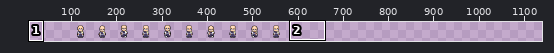
Edited in one commit: sprite sheet (Sprites/PlayerBaseFemale.png). The picture above shows the old version from afar; the outline marks the close-up.
Close-up. Earlier state:
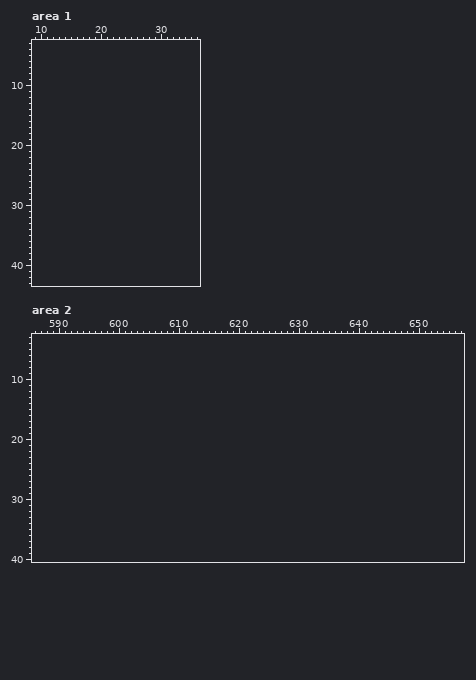
The file is 480x48 pixels. Shown: area 1: x 9..36, y 3..43; area 2: x 586..657, y 3..40. The old version is drawn lined up with the new one, on the new canvas. The wide view leaves out empty margins. The commit also changed other parts of the picture, which this record leaves out.
Palette (. is transparent): 
Pixels before, area 2 (only the part around the change), first column x 587:
 6 .......................................................................
 7 .......................................................................
 8 .......................................................................
 9 .......................................................................
10 .......................................................................
11 .......................................................................
12 .......................................................................
13 .......................................................................
14 .......................................................................
15 .......................................................................
16 .......................................................................
17 .......................................................................
18 .......................................................................
19 .......................................................................
20 .......................................................................
21 .......................................................................
22 .......................................................................
23 .......................................................................
24 .......................................................................
25 .......................................................................
26 .......................................................................
27 .......................................................................
28 .......................................................................
29 .......................................................................
30 .......................................................................
31 .......................................................................
32 .......................................................................
33 .......................................................................
34 .......................................................................
35 .......................................................................
36 .......................................................................
37 .......................................................................
38 .......................................................................
39 .......................................................................
40 .......................................................................
Once edited:
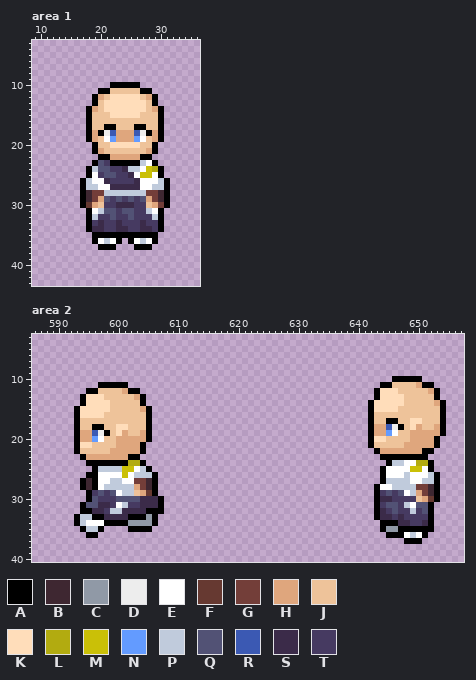
Colours new in this view: A #000000  B #3e2731  C #9099a6  D #ededed  E #ffffff  F #663931  G #733e39  H #dfa67d  J #eec39a  K #ffddba  L #b2ab10  M #cac007  N #639bff  P #c0cbdc  Q #525275  R #3b59b3  S #3b2b49  T #463a61
Diff:
canvas 480x48 -> 1152x48, the old top-left corner now at 96,0
Changed rows in their new state; - is an unchanged pixel.
Area 1:
first column x 17:
10 -----AAAAA-----
11 ---AAJJJJJAA---
12 --AHJKKKKKJHA--
13 --AJKKKKKKKJA--
14 -AHJKKKKKKKJHA-
15 -AJJJKKKKKJJJA-
16 -AJJJJJJJJJJJA-
17 -AJJAAJJJAAJJA-
18 -AHADRHHHRDAHA-
19 -AHJENHHHNEJHA-
20 --AJJKKKKKJJA--
21 --AHJJJJJJJHA--
22 ---AAHHHHHAA---
23 --AQTAAAAAPEA--
24 -APQQTTSPPEMLA-
25 -AETQQTTSEMMEA-
26 APEESTTTTSEEEPA
27 APPEESSSSSEEPPA
28 ABGGPPPPPPPGGBA
29 ABGHQTQTQTQHGBA
30 AFHJTTSSSTTJHGA
31 -AEPQQTQQTTPEA-
32 -APTTQTTQTTTPA-
33 -ATSTTSTTTSTTA-
34 -ASSTTSSTTSSTA-
35 --AAAAAAAAAAA--
36 --AEPEA-AEPEA--
37 ---AAA---AAA---
Area 2:
first column x 593:
10 -----------------------------------------------------AAAAA----
11 ----AAAAA------------------------------------------AAJJJJHAA--
12 --AAJJJJHAA---------------------------------------AKKKJJJJJHA-
13 -AKKKJJJJJHA--------------------------------------AKKKKJJJJJA-
14 -AKKKKJJJJJA-------------------------------------AKKKKKJJJJJHA
15 AKKKKKJJJJJHA------------------------------------AKKKKJJJJJJJA
16 AKKKKJJJJJJJA------------------------------------AJJJJJJJJJJJA
17 AJJJJJJJJJJJA------------------------------------AJJAAJJKKJJJA
18 AJJAAJJKKJJJA------------------------------------AHHRDAJKHJJHA
19 AHHRDAJKHJJHA------------------------------------AHHNEJJHHHHHA
20 AHHNEJJHHHHHA------------------------------------AKKJJJJHHHHA-
21 AKKJJJJHHHHA-------------------------------------AJJJJJHHHHHA-
22 AJJJJJHHHHHA--------------------------------------AHHHHHHHAA--
23 -AHHHHHHHAA----------------------------------------AAAAAAAA---
24 --AAAAAAALLA----------------------------------------APPEELLA--
25 ---APPPPMMEPA--------------------------------------AEEEEMMEA--
26 --AAEEEEMEPPPA-------------------------------------AEEEPEEEPA-
27 -ABAEEPPEEGGBA-------------------------------------APPPPEEPPA-
28 -ABAEPPPPPHGBA------------------------------------AEEPPPPGGBA-
29 --ATQTQEPPJHFA------------------------------------ATQTQEPHGBA-
30 --AQTTTQQQQSSSA-----------------------------------ASSTTTTJHFA-
31 -AQQSSTEPTTSSSA-----------------------------------ATQQTPEQQA--
32 -AASSTPPSSSSAAA-----------------------------------ASTQTTPTQA--
33 APPAASSSSAAACA------------------------------------ASSTSTTTTA--
34 APEEEAAAACCCCA-------------------------------------AAASSTTSA--
35 -APPA----AAAA--------------------------------------ACCAAAAAA--
36 --AA------------------------------------------------AAAEPEA---
37 -------------------------------------------------------AAA----
Boxes around the changes in both close-ups, in picture pixels (x1, y1, x2, y2):
added: (80, 82, 170, 250)
added: (368, 376, 446, 544)
added: (74, 382, 164, 538)
